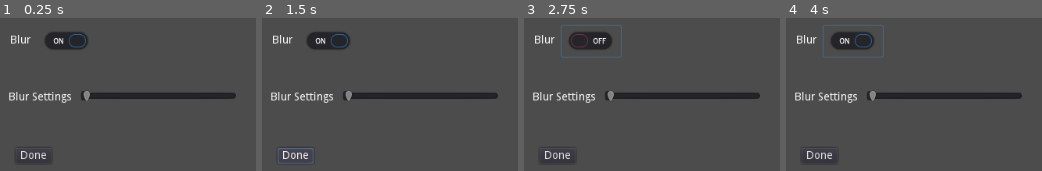
Above: before the commit, frames 1-4 (left to right).
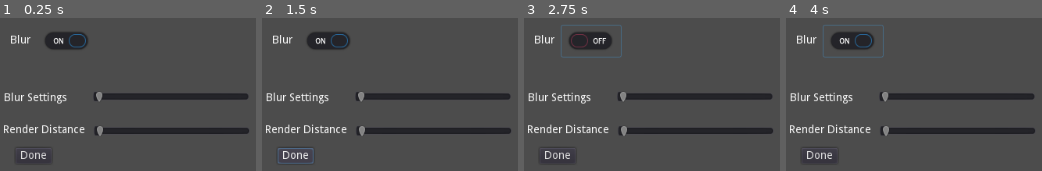
Above: after the commit, the same moments.

Repository: ihave13digits/The13
Game: Godot game, scene res://scene/ui/Settings.tscn
The game is run twice, just before and just after one commit, with the same random seed, the same clock (stepped at 60 frames per second) and the same inputs. This scene is started directly instead of the project's main scene. Sound files missing from this copy of the repository are replaced by a short silence.
Inputs (mouse positions are in pixels of both pictures, inside the frame that each line leads up to):
- Up to frame 1 (0.25 s): no input
- Up to frame 2 (1.5 s): click "Done" at 0.5 s; click "Done" at 1.25 s
- Up to frame 3 (2.75 s): click "Blur" at 2 s
- Up to frame 4 (4 s): tap Enter at 2.75 s; move the mouse to (outside the picture) at 2.77 s; hold Right mouse button (aim_flashlight) 2.78-3.53 s; hold W (move_forward) from 2.78 s (still down); tap Space at 3.5 s; move the mouse to (outside the picture) at 3.52 s; click (outside the picture) at 3.6 s

The runs differ from the first frame. In frame 1, 5.1% of the frame differs, in the area x 1-98%, y 47-78%; in frame 2, 5.1%; in frame 3, 5.1%; in frame 4, 5.1%.
Error before the commit: Invalid get index 'player' (on base: 'Viewport'). (res://scene/ui/Settings.gd:30)
Error after the commit: Invalid get index 'player' (on base: 'Viewport'). (res://scene/ui/Settings.gd:29)

Commit message:
Added faded. Removed movement once worm activates.

Diff:
--- a/scene/Game.gd
+++ b/scene/Game.gd
@@ -3,6 +3,8 @@
 onready var hud
 onready var cursor
 onready var player
+onready var fade
+
 
 func _ready():
 	hud = $HUD
@@ -12,6 +14,7 @@
 	player.connect('update_cursor', self, 'update_cursor')
 	player.connect('triggered_event', self, 'spawn')
 	player.connect('pause_game', self, 'toggle_pause')
+	hud.connect('end_game', self, 'end_game')
 
 func update_cursor():
 	if player.cursor.get_collider() != null:
@@ -31,3 +34,7 @@
 				var i = Data.mob[m].instance()
 				i.translation = Vector3(player.translation.x, player.translation.y, player.translation.z)
 				add_child(i)
+				hud.anim.play("Fade")
+
+func end_game():
+	get_tree().quit()
--- a/scene/entity/Player.gd
+++ b/scene/entity/Player.gd
@@ -30,7 +30,7 @@
 onready var cursor
 onready var flashlight
 onready var bob_anim
-
+onready var camera
 
 
 func _ready():
@@ -42,6 +42,8 @@
 	pivot.translation = Vector3(0, player_height-0.05, 0)
 
 	Input.set_mouse_mode(Input.MOUSE_MODE_CAPTURED)
+
+	camera = $Pivot/Camera
 
 func _physics_process(delta):
 	if has_control:
@@ -119,7 +121,7 @@
 		_yaw -= pan_speed * spin
 		update_rotations()
 
-	if can_do:
+	if can_do && has_control:
 		update_distance(delta)
 		$Bobbing.play("step")
 		if !aiming:
--- a/scene/entity/Worm.gd
+++ b/scene/entity/Worm.gd
@@ -7,6 +7,7 @@
 	grab_point.translation = translation
 	if grab_target != null:
 		grab_target.translation = grab_point.translation
+		grab_target.has_control = false
 
 func _on_Jaw_body_shape_entered(_body_id, body, _body_shape, _local_shape):
 	if body.has_method('get_input'):
--- a/scene/environment/Grass.gd
+++ b/scene/environment/Grass.gd
@@ -3,7 +3,7 @@
 var size = 100
 
 func _ready():
-	$Meshes.multimesh.instance_count = 500
+	$Meshes.multimesh.instance_count = 10000
 
 	for i in range($Meshes.multimesh.instance_count):
 		var X = (randi() % size) - float(size)/2.0 + randf()
--- /dev/null
+++ b/scene/ui/Fade.gd
@@ -0,0 +1,16 @@
+extends CanvasLayer
+signal end_game
+onready var anim
+
+
+
+# Called when the node enters the scene tree for the first time.
+func _ready():
+	anim = $Center/Fade
+
+
+
+
+
+func _on_Fade_animation_finished(_anim_name):
+	emit_signal("end_game")
--- a/scene/ui/HUD.tscn
+++ b/scene/ui/HUD.tscn
@@ -1,8 +1,26 @@
-[gd_scene load_steps=2 format=2]
+[gd_scene load_steps=4 format=2]
 
 [ext_resource path="res://image/ui/cursor.png" type="Texture" id=1]
+[ext_resource path="res://scene/ui/Fade.gd" type="Script" id=2]
+
+[sub_resource type="Animation" id=1]
+resource_name = "Fade"
+length = 5.0
+tracks/0/type = "value"
+tracks/0/path = NodePath("../Control/ColorRect:modulate")
+tracks/0/interp = 1
+tracks/0/loop_wrap = true
+tracks/0/imported = false
+tracks/0/enabled = true
+tracks/0/keys = {
+"times": PoolRealArray( 0, 5, 5.1 ),
+"transitions": PoolRealArray( 1, 1, 1 ),
+"update": 0,
+"values": [ Color( 0, 0, 0, 0 ), Color( 0, 0, 0, 1 ), Color( 0, 0, 0, 1 ) ]
+}
 
 [node name="HUD" type="CanvasLayer"]
+script = ExtResource( 2 )
 
 [node name="Center" type="Control" parent="."]
 anchor_left = 0.5
@@ -20,3 +38,24 @@
 [node name="Cursor" type="Sprite" parent="Center"]
 texture = ExtResource( 1 )
 centered = false
+
+[node name="Fade" type="AnimationPlayer" parent="Center"]
+anims/Fade = SubResource( 1 )
+
+[node name="Control" type="Control" parent="."]
+anchor_right = 1.0
+anchor_bottom = 1.0
+__meta__ = {
+"_edit_use_anchors_": false
+}
+
+[node name="ColorRect" type="ColorRect" parent="Control"]
+modulate = Color( 0, 0, 0, 0 )
+anchor_right = 1.0
+anchor_bottom = 1.0
+color = Color( 0, 0, 0, 1 )
+__meta__ = {
+"_edit_use_anchors_": false
+}
+
+[connection signal="animation_finished" from="Center/Fade" to="." method="_on_Fade_animation_finished"]
--- a/scene/ui/Settings.gd
+++ b/scene/ui/Settings.gd
@@ -7,7 +7,6 @@
 		$Center/ToggleBlur.pressed = true
 	else:
 		$Center/ToggleBlur.pressed = false
-
 
 
 func _on_BlurSettings_value_changed(value):
@@ -29,3 +28,9 @@
 	Input.set_mouse_mode(Input.MOUSE_MODE_CAPTURED)
 	get_parent().player.has_control = true
 	queue_free()
+
+
+func _on_RenderingDistance_value_changed(value):
+	get_parent().player.camera.far = value
+
+	pass # Replace with function body.
--- a/scene/ui/Settings.tscn
+++ b/scene/ui/Settings.tscn
@@ -19,10 +19,10 @@
 }
 
 [node name="BlurSettings" type="HSlider" parent="Center"]
-margin_left = -389.392
-margin_top = -175.745
-margin_right = -189.392
-margin_bottom = -115.745
+margin_left = -372.707
+margin_top = -176.412
+margin_right = -172.707
+margin_bottom = -116.412
 max_value = 2.0
 rounded = true
 __meta__ = {
@@ -30,10 +30,10 @@
 }
 
 [node name="Label" type="Label" parent="Center/BlurSettings"]
-margin_left = -91.827
-margin_top = 23.9406
-margin_right = -6.82703
-margin_bottom = 37.9406
+margin_left = -113.852
+margin_top = 24.608
+margin_right = -28.8519
+margin_bottom = 38.608
 text = "Blur Settings"
 
 [node name="ToggleBlur" type="CheckButton" parent="Center"]
@@ -62,6 +62,24 @@
 margin_bottom = -60.0
 text = "Done"
 
+[node name="RenderingDistance" type="HSlider" parent="Center"]
+margin_left = -371.98
+margin_top = -109.667
+margin_right = -171.98
+margin_bottom = -93.6674
+max_value = 4000.0
+__meta__ = {
+"_edit_use_anchors_": false
+}
+
+[node name="Label" type="Label" parent="Center/RenderingDistance"]
+margin_left = -116.36
+margin_top = 0.332581
+margin_right = -11.3597
+margin_bottom = 14.3326
+text = "Render Distance"
+
 [connection signal="value_changed" from="Center/BlurSettings" to="." method="_on_BlurSettings_value_changed"]
 [connection signal="button_up" from="Center/ToggleBlur" to="." method="_on_ToggleBlur_button_up"]
 [connection signal="button_up" from="Center/Done" to="." method="_on_Done_button_up"]
+[connection signal="value_changed" from="Center/RenderingDistance" to="." method="_on_RenderingDistance_value_changed"]
